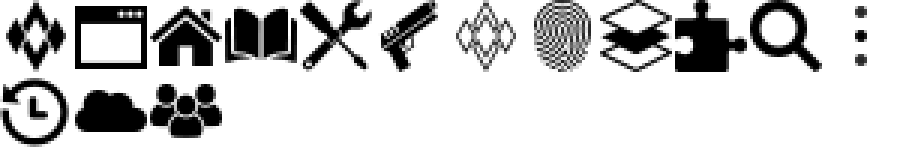
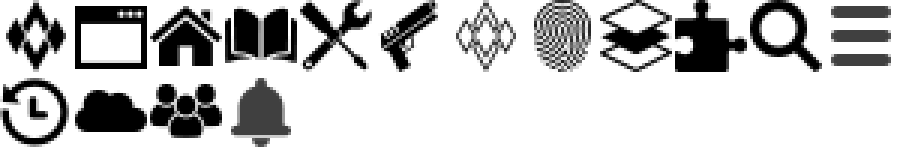
Two versions of the same layered image (897x147). Layer-by-layer changes:
added layer "Rounded Rectangle 1" (75%) in group "IconMenu" over (831, 6, 891, 18)
added layer "Rounded Rectangle 1 copy" (75%) in group "IconMenu" over (831, 30, 891, 42)
added layer "Rounded Rectangle 1 copy 2" (75%) in group "IconMenu" over (831, 54, 891, 66)
hid "Ellipse 1" over (855, 6, 867, 18)
hid "Ellipse 1 copy 2" over (855, 54, 867, 66)
hid "Ellipse 1 copy" over (855, 30, 867, 42)
added group "IconNotifications" with 2 layers above "IconGuide" over (231, 78, 291, 147)
added layer "Shape 18" (75%) in group "IconNotifications" over (231, 78, 291, 147)
added layer "Rectangle 2" (9th of 10, in "IconNotifications") in group "IconNotifications" over (231, 78, 291, 147)
